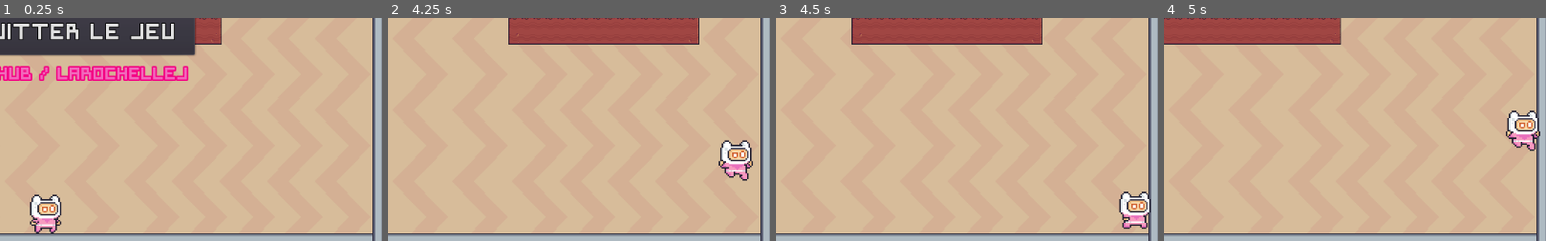
Above: before the commit, frames 1-4 (left to right).
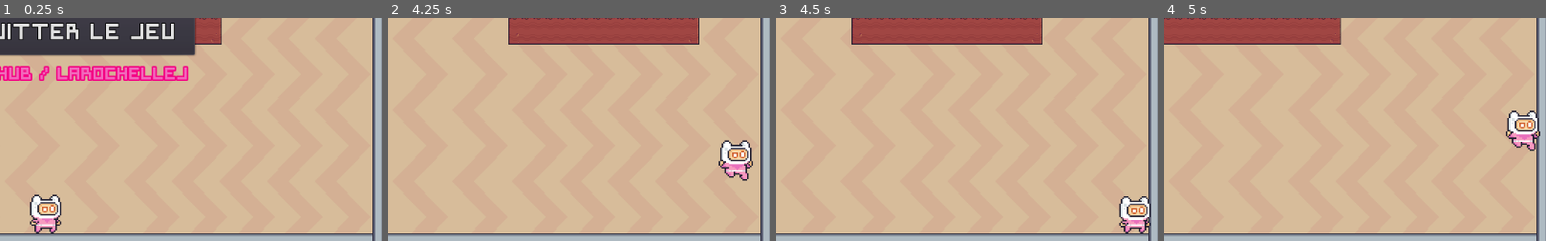
Above: after the commit, the same moments.

Repository: LarochelleJ/Jeu-final-Jeux2D-
Game: Godot game, scene res://Scenes/Main.tscn
Two runs of this game, one before a commit and one after it. Both use one fixed random seed, a clock stepped at 60 frames per second and the inputs below.
Inputs:
- Up to frame 1 (0.25 s): no input
- Up to frame 2 (4.25 s): click "Lancer le jeu" at 0.5 s; tap Enter (ui_accept) at 1.25, 1.35, 1.52, 1.82, 2.1, 2.27, 2.57, 2.85, 3.6, 3.77, 4.07 s; hold Right (ui_right) 1.28-2.78 s; hold Left (ui_left) 2.78-3.53 s; hold Right (ui_right) from 3.53 s (still down)
- Up to frame 3 (4.5 s): keep holding Right (ui_right); tap Enter (ui_accept) at 4.35 s
- Up to frame 4 (5 s): keep holding Right (ui_right); tap Enter (ui_accept) at 4.52, 4.82 s
The pictures show only the part of the screen within x 39-89%, y 49-99%; the shares and areas given below are measured in that part.

Frames 1-2 are identical in both runs. In frame 3, 1.1% of the frame differs, in the area x 89-98%, y 77-97%; in frame 4, nothing differs.

Commit message:
Stable et documenté

Diff:
--- a/Scenes/Level.tscn
+++ b/Scenes/Level.tscn
@@ -123,18 +123,19 @@
 format = 1
 tile_data = PoolIntArray( 0, 3, 0, 1, 2, 0, 3, 2, 0, 5, 2, 0, 7, 3, 0, 8, -2147483644, 0, 12, -2147483644, 0, 16, -2147 …(9719 unchanged characters)…
 
-[node name="Limit" type="StaticBody2D" parent="." groups=["Limit colliders"]]
+[node name="Right side limit" type="StaticBody2D" parent="." groups=["Limit colliders"]]
+position = Vector2( 899, 1 )
 z_index = 1
 
-[node name="CollisionShape2D" type="CollisionShape2D" parent="Limit"]
+[node name="CollisionShape2D" type="CollisionShape2D" parent="Right side limit"]
 position = Vector2( 63, 306.25 )
 shape = SubResource( 2 )
 
-[node name="Limit2" type="StaticBody2D" parent="." groups=["Limit colliders"]]
-position = Vector2( 899, 1 )
+[node name="Left side limit" type="StaticBody2D" parent="." groups=["Limit colliders"]]
+position = Vector2( -4, -3 )
 z_index = 1
 
-[node name="CollisionShape2D" type="CollisionShape2D" parent="Limit2"]
+[node name="CollisionShape2D" type="CollisionShape2D" parent="Left side limit"]
 position = Vector2( 63, 306.25 )
 shape = SubResource( 2 )
 
--- a/Scripts/Constants.gd
+++ b/Scripts/Constants.gd
@@ -1,4 +1,6 @@
 extends Node
+
+## Constantes du jeu
 
 const PLATEFORM_PATHS = [
 	"res://Scenes/Plateforme/Plateforme-A.tscn",
@@ -8,8 +10,12 @@
 
 const FLAG = preload("res://Scenes/Flag.tscn")
 const MAIN_SCENE = "res://Scenes/Main.tscn"
+
+## Limite inférieure des plateformes en X
 const PLATFORM_MIN_X = 133
+## Limite supérieure des plateformes en X
 const PLATFORM_MAX_X = 888
+## Nombre minimum de plateforme a atteindre avant de compter le score
 const MIN_PLATFORM_TO_REACH = 3
 
 const WALK_SPEED = 300
--- a/Scripts/GameVariables.gd
+++ b/Scripts/GameVariables.gd
@@ -1,3 +1,5 @@
 extends Node
 
+## Variables globales du jeu
+
 var game_is_running = false
--- a/Scripts/Level.gd
+++ b/Scripts/Level.gd
@@ -3,19 +3,27 @@
 signal update_score(points)
 signal player_hit_lava
 
+# Nombre de plateforme atteinte
 var _platform_reached = 0
+# Nombre minimal de plateforme a atteintre avant de compter le score
 var _min_platform_to_reach = Constants.MIN_PLATFORM_TO_REACH
 var _number_of_platforms = 5
+
+# Position intiale du joueur
 var _start_position = Vector2.ZERO
+
+# Dernière plateforme générée
 var _last_plateform:Plateforme = null
+var _generated_platforms = []
+
 var _rng = RandomNumberGenerator.new()
-var _generated_platforms = []
 
 var _lava_active = false
 var _lava_initial_position
 var _lava_speed = 1.0
 
 func _process(_delta):
+	# Les limites latérales suivent la hauteur du joueur
 	for collider in get_tree().get_nodes_in_group("Limit colliders"):
 		collider.position.y = $Player.position.y
 
@@ -29,22 +37,25 @@
 	_lava_initial_position = $Lava.position
 
 func _generate_platforms():
+	# On génére les palteformes seulement si elles n'ont pas encore été générées
 	if !_generated_platforms.size():
 		for n in _number_of_platforms:
 			var random_platform = _rng.randi_range(0, Constants.plateforms_template.size()-1)
 			var platform = Constants.plateforms_template[random_platform].instance()
+			# Chaque plateforme est espacé de 200 en Y
 			var position = _last_plateform.position.y - 200
-			# Position x
+			# On génére une position X valide
 			while true:
 				var max_x = Constants.PLATFORM_MAX_X - platform.width
 				var random_x = _rng.randi_range(Constants.PLATFORM_MIN_X, max_x)
-				if validate_x_pos(random_x, platform.width):
+				if _validate_x_pos(random_x, platform.width):
 					platform.position.x = random_x
 					break
 
 			platform.position.y = position
 			_last_plateform = platform
 
+			# On ajoute le drapeau sur la dernière plateforme
 			if n == _number_of_platforms-1:
 				var flag = platform.spawn_flag()
 				flag.connect("body_entered", self, "_on_Flag_body_entered")
@@ -52,9 +63,15 @@
 			_generated_platforms.append(platform)
 			add_child(platform)
 
-func validate_x_pos(x_pos, platform_width)->bool:
+# Valide si la nouvelle plateforme peut être atteinte en sautant
+func _validate_x_pos(x_pos, platform_width)->bool:
 	var last_x_pos = _last_plateform.position.x
 	var distance = 0
+
+	# On vérifie la distance seulement si la nouvelle plateforme se
+	# trouve à gauche ou à droite de la précédente plateforme
+	# Autrement la nouvelle plateforme chevauche l'ancienne et le
+	# joueur peut forcément sauter dessus
 	if x_pos + platform_width < last_x_pos:
 		distance = x_pos + platform_width - last_x_pos
 	elif x_pos > last_x_pos + _last_plateform.width:
@@ -64,8 +81,11 @@
 
 func _lava():
 	if _lava_active:
+		# La lave monte à la vitesse réelle lorsque le joueur est plus loin que la 1ere plateforme
 		if _platform_reached > 1:
 			$Lava.position.y -= _lava_speed
+		# Lorsque le joueur atterit sur la première plateforme, la lave est lente afin de lui
+		# laisser une chance de bien commencer le niveau
 		else:
 			$Lava.position.y -= 1
 
@@ -77,11 +97,15 @@
 func _new_level():
 	_number_of_platforms += 2
 	_min_platform_to_reach = Constants.MIN_PLATFORM_TO_REACH
+
+	# On augemente la vitesse de la lave de 20% à chaque niveau
 	_lava_speed *= 1.20
 	_generate_level()
 
 func _generate_level():
+	# On libère les anciennes plateformes générées
 	for platform in _generated_platforms:
+		# On libère seulement si la plateforme n'as pas été libéré déjà
 		if is_instance_valid(platform):
 			platform.queue_free()
 
@@ -90,6 +114,7 @@
 	_platform_reached = 0
 	_last_plateform = $Plateforme3
 
+	# On remet à zéro l'état des plateformes statiques
 	for platform in get_tree().get_nodes_in_group("Static Platforms"):
 		platform.reset_state()
 
@@ -97,6 +122,9 @@
 	$Player.reset_position(_start_position)
 
 func restart_level():
+	# On change le nombre minimal de plateforme à atteindre avant de compter le score
+	# selon le nombre de plateforme atteint dans sa tentative
+	# On ne compte pas deux fois la même plateforme lors des prochaines tentatives
 	if _platform_reached > _min_platform_to_reach:
 		_min_platform_to_reach = _platform_reached
 
@@ -118,7 +146,10 @@
 
 func _on_Flag_body_entered(body:Node):
 	if body is Player:
+		# Il se peut que le joueur est atteint le drapeau sans avoir atteint la plateforme
+		# On force alors le collide pour s'assurer qu'il obtient les points de la plateforme finale
 		var final_platform = _generated_platforms[_generated_platforms.size()-1]
+		# Si la plateforme a pas été atteinte avant, on ajoute les points
 		if !final_platform.collide(body):
 			_update_score(final_platform.points)
 
--- a/Scripts/Main.gd
+++ b/Scripts/Main.gd
@@ -21,6 +21,7 @@
 	$CanvasLayer/HP.frame = _hp
 	$Level.restart_level()
 
+	# On 'recharge' le jeu lorsque le joueur n'as plus de vies
 	if !_hp:
 		GameVariables.game_is_running = false
 		if get_tree().change_scene(Constants.MAIN_SCENE):
--- a/Scripts/Plateforme.gd
+++ b/Scripts/Plateforme.gd
@@ -3,17 +3,23 @@
 class_name Plateforme
 
 var _collided = false
+## Largeur de la plateforme
 var width
+## Nombre de points que donne la plateforme
 var points
+## Joueur actif se trouvant sur la plateforme
 var active_player = null
 
 
 func spawn_flag()->Node2D:
 	var flag = Constants.FLAG.instance()
+	# Le flag est ajouté au milieu de la plateforme (offset le drapeu de 30 pour le centrer)
 	flag.position = Vector2(width/2 + 30, -27)
 	add_child(flag)
 	return flag
 
+## Un joueur est en collision avec la plateforme
+## Retourne true si la plateforme a déjà été atteinte avant
 func collide(player)->bool:
 	var has_collided_before = _collided
 	_collided = true
@@ -22,6 +28,7 @@
 	active_player = player
 	return has_collided_before
 
+## Enlève le joueur actif lorsque celui ci n'est plus en collision avec la plateforme
 func uncollide():
 	active_player = null
 
@@ -29,5 +36,7 @@
 	_collided = false
 	active_player = null
 
+## Applique un effet spécial au joueur
 func _apply_effect(_player):
+	# Les plateformes avec un effet spécial implémente cette méthode
 	pass
--- a/Scripts/Plateforme/Plateforme-B.gd
+++ b/Scripts/Plateforme/Plateforme-B.gd
@@ -1,8 +1,8 @@
 extends Plateforme
 
 const DISPLACEMENT = 150
-var _move_by = DISPLACEMENT
-var _direction
+var _move_by = DISPLACEMENT # De combien la plateforme se deplace avant de changer de direction
+var _direction # 0 = gauche, 1 = droit
 var _initial_position
 
 func _init():
@@ -14,23 +14,32 @@
 	_initial_position = self.position
 
 func _physics_process(_delta):
+	# On deplace la plateforme par itteration de 4
 	self.position.x += 4 if _direction else -4
+	# Si un joueur est sur la plateforme on déplace le lui aussi
 	if active_player != null:
 		active_player.position.x += 4 if _direction else -4
+
 	_move_by -= 1
 
+	# On inverse la direction lorsque la plateforme atteint le min ou le max x
 	if self.position.x + width >= Constants.PLATFORM_MAX_X || self.position.x <= Constants.PLATFORM_MIN_X:
 		_direction = 1 - _direction
 
-	if _move_by == 0:
+	# On inverse la direction lorsque la plateforme a parcourue sa distance (displacement)
+	if _move_by <= 0:
 		_direction = 1 - _direction
 		_move_by = DISPLACEMENT
 
+# Function héritée
 func _apply_effect(_player):
 	_player.change_speed(Constants.WALK_SPEED * 2.0)
 
+# Function héritée
 func reset_state():
+	# On appel la méthode de base
 	.reset_state()
+
 	_move_by = DISPLACEMENT
 	_direction = randi() % 2
 	self.position = _initial_position
--- a/Scripts/Player.gd
+++ b/Scripts/Player.gd
@@ -4,12 +4,11 @@
 
 signal update_score(points)
 
-export var _walk_speed = 0
-export var _gravity = 1500
+export var walk_speed = 0
+export var gravity = 1500
 export var jump_height = 900
 
 var _direction = Vector2.ZERO
-var _on_floor = true
 var _last_y = position.y
 
 var _first_jump = true
@@ -18,7 +17,7 @@
 onready var _animated_sprite = $AnimatedSprite
 
 func _ready():
-	_walk_speed = Constants.WALK_SPEED
+	walk_speed = Constants.WALK_SPEED
 
 func _physics_process(delta):
 	if GameVariables.game_is_running:
@@ -26,46 +25,50 @@
 
 		read_inputs()
 
-		if _on_floor:
+		# On applique la gravité
+		_direction.y += gravity * delta
+
+		_direction = move_and_slide(_direction, Vector2.UP)
+
+		if is_on_floor():
 			if _direction.x == 0: # Le joueur ne bouge pas
 				_animated_sprite.play("idle")
 			else:
 				_animated_sprite.play("run")
 
-		_direction.y += _gravity * delta
-
-		_direction = move_and_slide(_direction, Vector2.UP)
-		_on_floor = _last_y == position.y
-
-		if !_on_floor && _last_y < position.y:
+		# Chute lbre
+		if _last_y < position.y:
 			_animated_sprite.play("fall")
 
 		_last_y = position.y
 
-		_walk_speed = Constants.WALK_SPEED
+		walk_speed = Constants.WALK_SPEED
 
 		check_collisions()
 
 
 func read_inputs():
-	if Input.is_action_just_pressed("ui_accept") && _on_floor:
+	# On peut sauter seulement si le joueur est au sol
+	if Input.is_action_just_pressed("ui_accept") && is_on_floor():
+		# Au premier saut, on réduit la hauteur puisque la première plateforme est
+		# plus proche du sol
 		if _first_jump:
 			_direction.y -= 600
 			_first_jump = false
 		else:
 			_direction.y -= jump_height
-		_on_floor = false
 		_animated_sprite.play("jump")
 
 	if Input.is_action_pressed("ui_right"):
-		_direction.x += _walk_speed
+		_direction.x += walk_speed
 		_animated_sprite.flip_h = false
 
 	if Input.is_action_pressed("ui_left"):
-		_direction.x -= _walk_speed
+		_direction.x -= walk_speed
 		_animated_sprite.flip_h = true
 
 func check_collisions():
+	# On enlève le joueur actif de la plateforme que le joueur était en collision avec
 	if _colliding_platform != null:
 		if is_instance_valid(_colliding_platform):
 			_colliding_platform.uncollide()
@@ -73,17 +76,21 @@
 	for i in get_slide_count():
 		var collision = get_slide_collision(i)
 
+		# Si le joueur est au sol, son prochain saut sera alors le premier
 		if collision.collider.name == "Floor":
 			_first_jump = true
 
 		if collision.collider is Plateforme:
 			_colliding_platform = collision.collider
+			# Si la plateforme n'as pas déjà été atteinte, on ajoute les points
 			if !collision.collider.collide(self):
 				emit_signal("update_score", collision.collider.points)
 
+## Changer la vitesse de déplacement du joueur
 func change_speed(speed):
-	_walk_speed = speed
+	walk_speed = speed
 
+## Remettre à zéro la position du joueur
 func reset_position(position):
 	_direction = Vector2.ZERO
 	self.position = position
